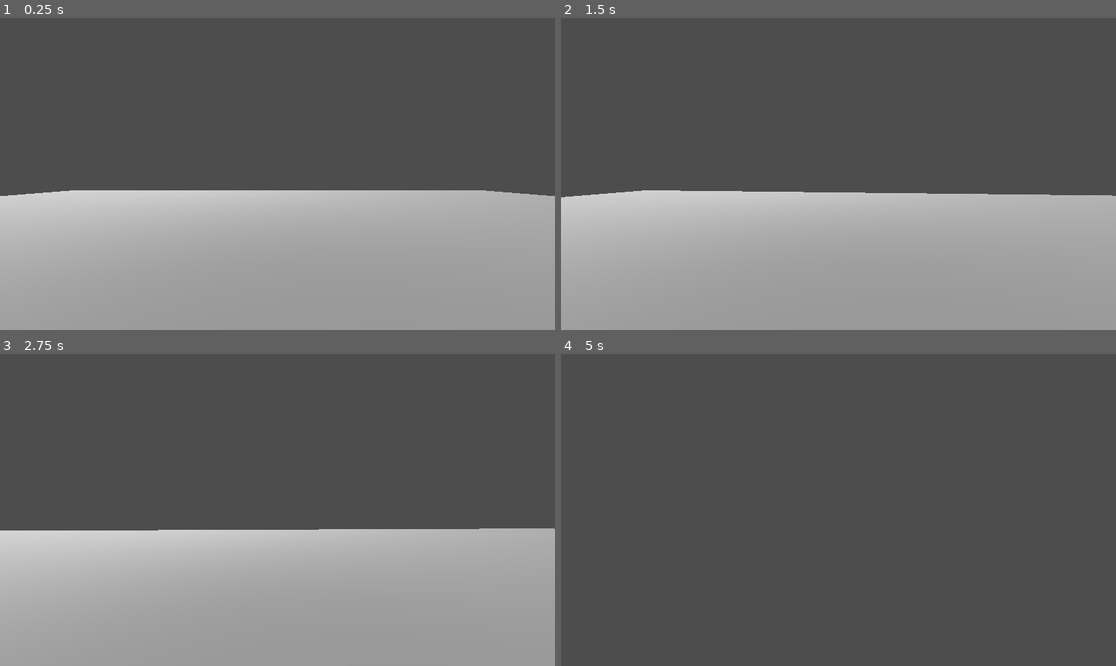
Above: before the commit, frames 1-4 (two rows, left to right).
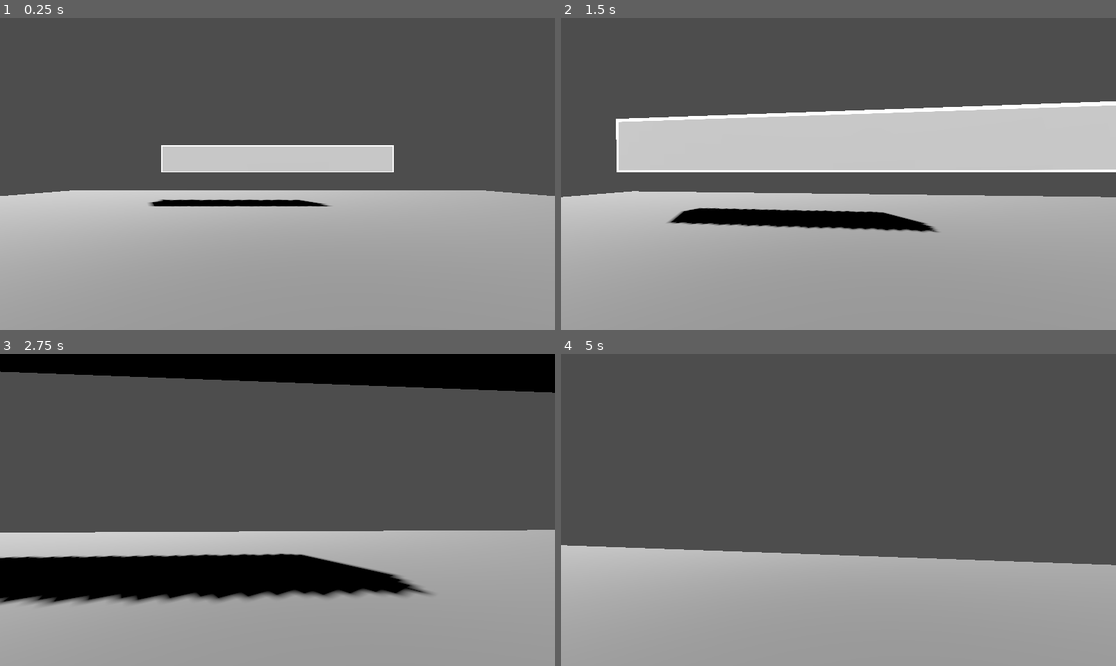
Above: after the commit, the same moments.

Repository: corkranspPA/APCSA-PostTerm2026
Game: Godot game, scene res://main.tscn
Two runs of this game, one before a commit and one after it. Both use one fixed random seed, a clock stepped at 60 frames per second and the inputs below.
Inputs (mouse positions are in pixels of both pictures, inside the frame that each line leads up to):
- Up to frame 1 (0.25 s): no input
- Up to frame 2 (1.5 s): tap Enter at 0.5 s; move the mouse to (866, 174) at 0.52 s; hold W (move_forward) from 0.53 s (still down); tap C (crouch) at 0.6 s; tap Space (jump) at 0.77, 1.07 s; tap Shift (sprint, bound only after the commit) at 0.8, 1.35 s; move the mouse to (810, 174) at 1.27 s
- Up to frame 3 (2.75 s): keep holding W (move_forward); tap Space (jump) at 1.52, 1.55, 1.82, 2.1 s; move the mouse to (288, 503) at 2.02 s; tap C (crouch) at 2.3 s
- Up to frame 4 (5 s): keep holding W (move_forward); move the mouse to (832, 516) at 2.77 s; tap C (crouch) at 2.85, 4.35 s; tap Space (jump) at 3.02, 3.32, 3.77, 3.8, 4.07, 4.52, 4.82 s; tap Shift (sprint, bound only after the commit) at 3.05, 3.6 s; move the mouse to (877, 513) at 3.52 s; move the mouse to (794, 506) at 4.27 s

The runs differ from the first frame. In frame 1, 4.3% of the frame differs, in the area x 26-71%, y 40-61%; in frame 2, 21%; in frame 3, 19%; in frame 4, 36%, in the area x 0-100%, y 61-100%.

Commit message:
sprinting

Diff:
--- a/main.tscn
+++ b/main.tscn
@@ -89,3 +89,16 @@
 transform = Transform3D(0.99921554, 0.03273302, 0.02228873, 0.021402905, 0.027167032, -0.99940175, -0.03331896, 0.9990948, 0.02644514, 0, 24.979078, 0)
 light_color = Color(0.19434929, 0.19434926, 0.19434926, 1)
 light_energy = 2.822
+
+[node name="wall2" type="MeshInstance3D" parent="." unique_id=2127589073]
+transform = Transform3D(8.517738, 0, 0, 0, 1, 0, 0, 0, 1, 0, 2.1822028, -7.923192)
+material_override = SubResource("StandardMaterial3D_h2yge")
+material_overlay = SubResource("ShaderMaterial_1bvp3")
+mesh = SubResource("BoxMesh_ig7tw")
+
+[node name="StaticBody3D" type="StaticBody3D" parent="wall2" unique_id=1714799236]
+
+[node name="CollisionShape3D" type="CollisionShape3D" parent="wall2/StaticBody3D" unique_id=846682947]
+transform = Transform3D(1, 0, 0, 0, 1, 0, 0, 0, 1, -0.0024300218, -0.0007583499, -0.0021414757)
+shape = SubResource("BoxShape3D_0xm2m")
+debug_color = Color(0.99595994, 0.9918212, 0.9971054, 1)
--- a/player.gd
+++ b/player.gd
@@ -1,7 +1,9 @@
 extends CharacterBody3D
 
 @export var speed := 6.0
+@export var sprint_speed := 10.0
 @export var crouch_speed := 3.0
+
 @export var jump_velocity := 4.5
 @export var mouse_sensitivity := 0.002
 @export var crouch_lerp_speed := 10.0
@@ -11,8 +13,9 @@
 @onready var collision: CollisionShape3D = $CollisionShape3D
 
 var pitch := 0.0
+
 var is_crouching := false
-
+var is_sprinting := false
 var was_on_floor := true
 
 var stand_height := 2.0
@@ -34,6 +37,7 @@
 		stand_height = shape.height
 
 	stand_collision_pos = collision.position
+
 	stand_cam_y = camera.position.y
 	crouch_cam_y = stand_cam_y - 0.8
 
@@ -53,9 +57,21 @@
 func _physics_process(delta: float) -> void:
 	handle_crouch(delta)
 
-	# --- landing detection (basic hook) ---
+	# -------------------------
+	# TOGGLES
+	# -------------------------
+	if Input.is_action_just_pressed("sprint"):
+		is_sprinting = !is_sprinting
+
+	if Input.is_action_just_pressed("crouch") and is_on_floor():
+		is_crouching = !is_crouching
+
+	# ceiling safety
+	if not is_crouching and not can_stand_up():
+		is_crouching = true
+
+	# landing hook (optional)
 	if not was_on_floor and is_on_floor():
-		# You can add sound, camera shake, etc here later
 		pass
 
 	was_on_floor = is_on_floor()
@@ -63,7 +79,9 @@
 	if not is_on_floor():
 		velocity += get_gravity() * delta
 
-	# --- jump (crouch unaffected) ---
+	# -------------------------
+	# JUMP
+	# -------------------------
 	if Input.is_action_just_pressed("jump") and is_on_floor():
 		velocity.y = jump_velocity
 
@@ -76,8 +94,19 @@
 
 	var direction := (transform.basis * Vector3(input_dir.x, 0, input_dir.y)).normalized()
 
-	var current_speed = crouch_speed if is_crouching else speed
+	# -------------------------
+	# SPEED LOGIC (NOW SUPPORTS CROUCH + SPRINT TOGETHER)
+	# -------------------------
+	var current_speed = speed
 
+	if is_crouching:
+		current_speed = crouch_speed
+		if is_sprinting:
+			current_speed += 2.0  # sprint boost while crouched
+	elif is_sprinting and is_on_floor():
+		current_speed = sprint_speed
+
+	# movement
 	if direction:
 		velocity.x = direction.x * current_speed
 		velocity.z = direction.z * current_speed
@@ -105,35 +134,17 @@
 
 
 # -------------------------
-# CROUCH SYSTEM (TOGGLE + SMOOTH)
+# CROUCH SYSTEM (SMOOTH)
 # -------------------------
 func handle_crouch(delta: float) -> void:
 	var shape = collision.shape as CapsuleShape3D
 	if not shape:
 		return
 
-	# --- toggle crouch ---
-	if Input.is_action_just_pressed("crouch") and is_on_floor():
-		if is_crouching:
-			if can_stand_up():
-				is_crouching = false
-		else:
-			is_crouching = true
-
-	# --- safety: block standing under ceilings ---
-	if not is_crouching and not can_stand_up():
-		is_crouching = true
-
-	# --- targets ---
 	var target_height = crouch_height if is_crouching else stand_height
 	var target_cam_y = crouch_cam_y if is_crouching else stand_cam_y
 	var target_collision_y = -0.5 if is_crouching else 0.0
 
-	# --- smooth capsule ---
 	shape.height = lerp(shape.height, target_height, crouch_lerp_speed * delta)
-
-	# --- smooth collider offset ---
 	collision.position.y = lerp(collision.position.y, target_collision_y, crouch_lerp_speed * delta)
-
-	# --- smooth camera ---
 	camera.position.y = lerp(camera.position.y, target_cam_y, crouch_lerp_speed * delta)
--- a/project.godot
+++ b/project.godot
@@ -51,6 +51,11 @@
 "events": [Object(InputEventKey,"resource_local_to_scene":false,"resource_name":"","device":-1,"window_id":0,"alt_press …(191 unchanged characters)…
 ]
 }
+sprint={
+"deadzone": 0.2,
+"events": [Object(InputEventKey,"resource_local_to_scene":false,"resource_name":"","device":-1,"window_id":0,"alt_pressed":false,"shift_pressed":false,"ctrl_pressed":false,"meta_pressed":false,"pressed":false,"keycode":0,"physical_keycode":4194325,"key_label":0,"unicode":0,"location":0,"echo":false,"script":null)
+]
+}
 
 [physics]
 
